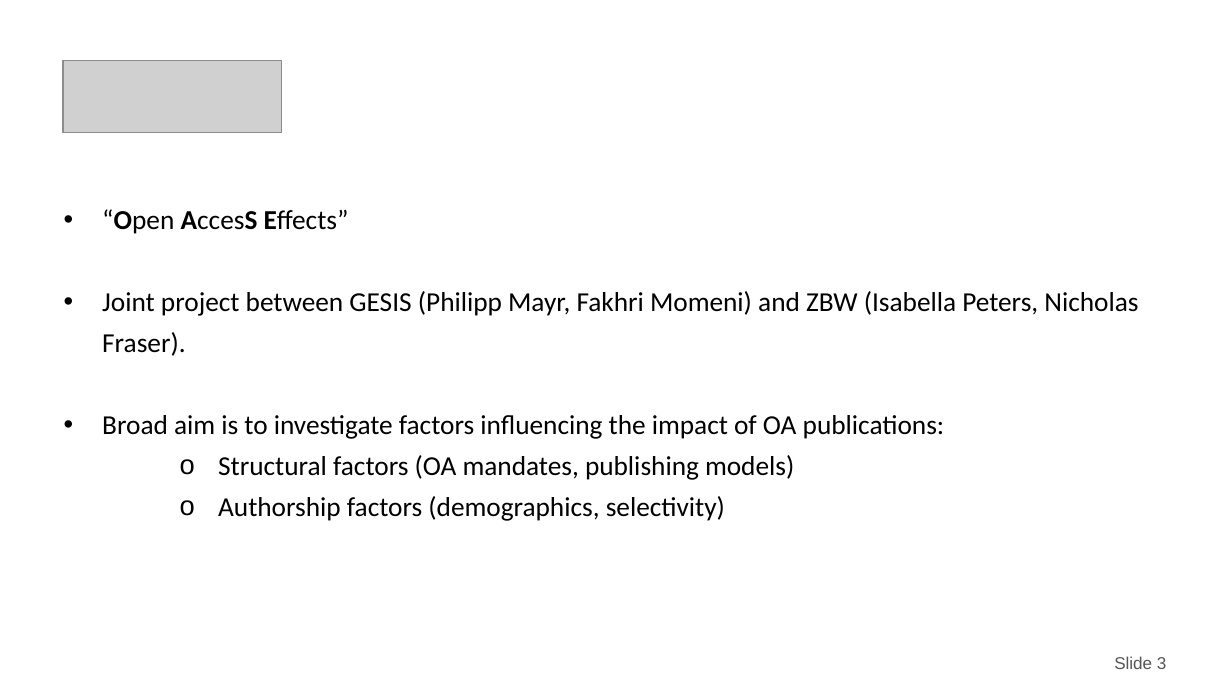
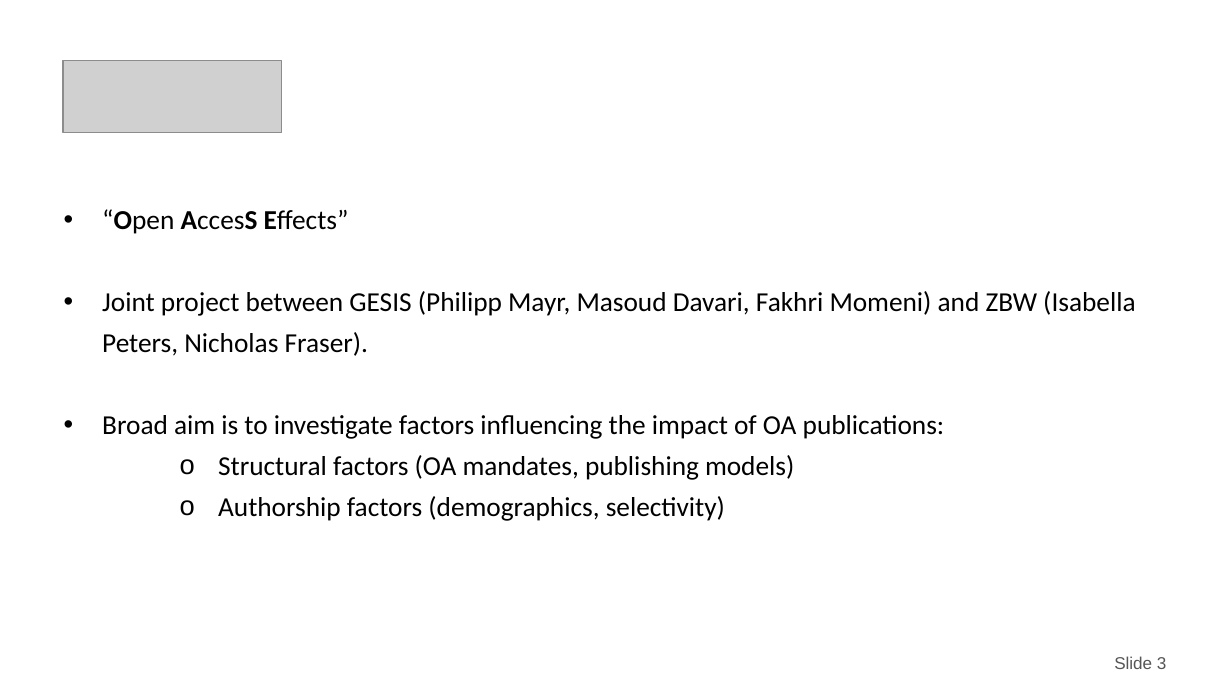
Before and after one commit to nicholasmfraser/oa_altmetrics_cwts, a slide deck: slide 3 of outputs/presentations/CWTS Seminar.pptx. Drawn at 1232x693 pixels with LibreOffice and Linux fonts; fonts in the diff are those of the drawing; grey boxes stand for pictures; background and template pictures are left out. Boxes give left, top, right and bottom in pixels: in the first picture for what was removed or moved away, otherwise in the second. Text is boxed around its words. In the diff, an @@ line names an element or a change of style, - is before the commit and + after.

```diff
--- a/outputs/presentations/CWTS Seminar.pptx
+++ b/outputs/presentations/CWTS Seminar.pptx
@@ text at [102,291,1135,356]: text changed @@
-• Joint project between GESIS (Philipp Mayr, Fakhri Momeni) and ZBW (Isabella Peters, Nicholas Fraser).
+• Joint project between GESIS (Philipp Mayr, Masoud Davari, Fakhri Momeni) and ZBW (Isabella Peters, Nicholas Fraser).
```
Also in this commit, not shown: 27 other slides changed, 7 slides added, 6 slides removed, 1 other file.
